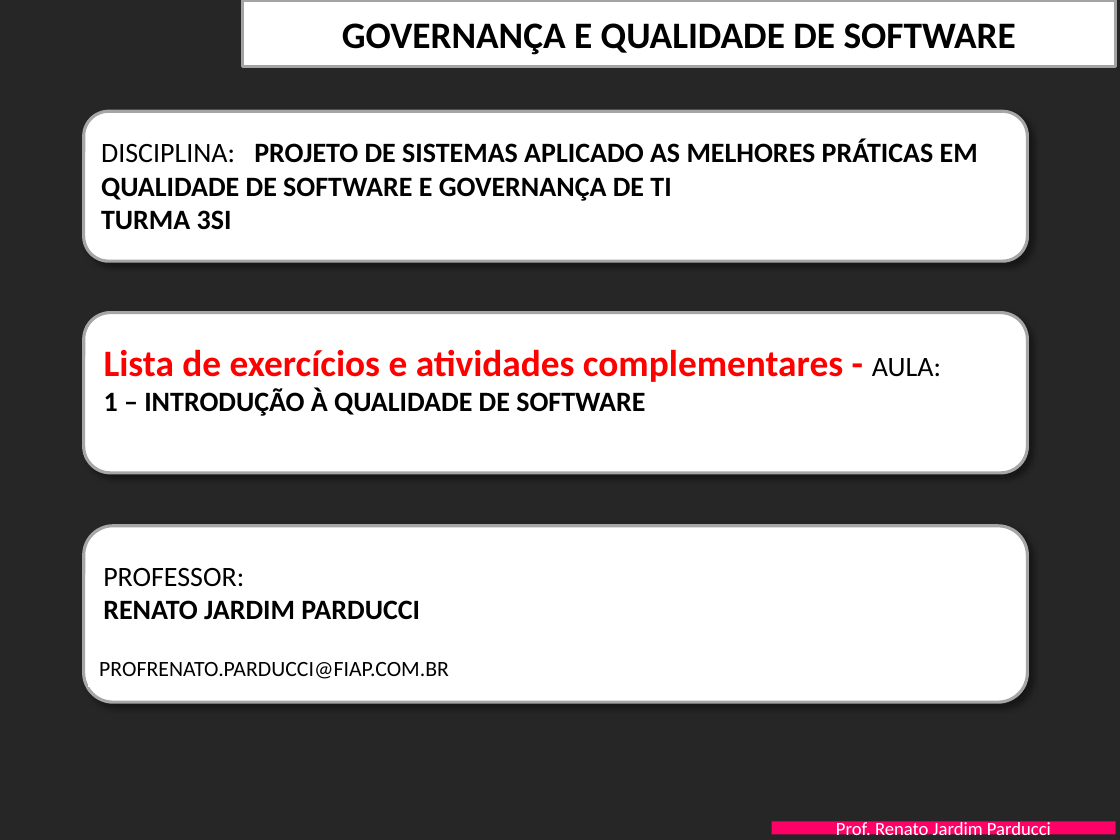
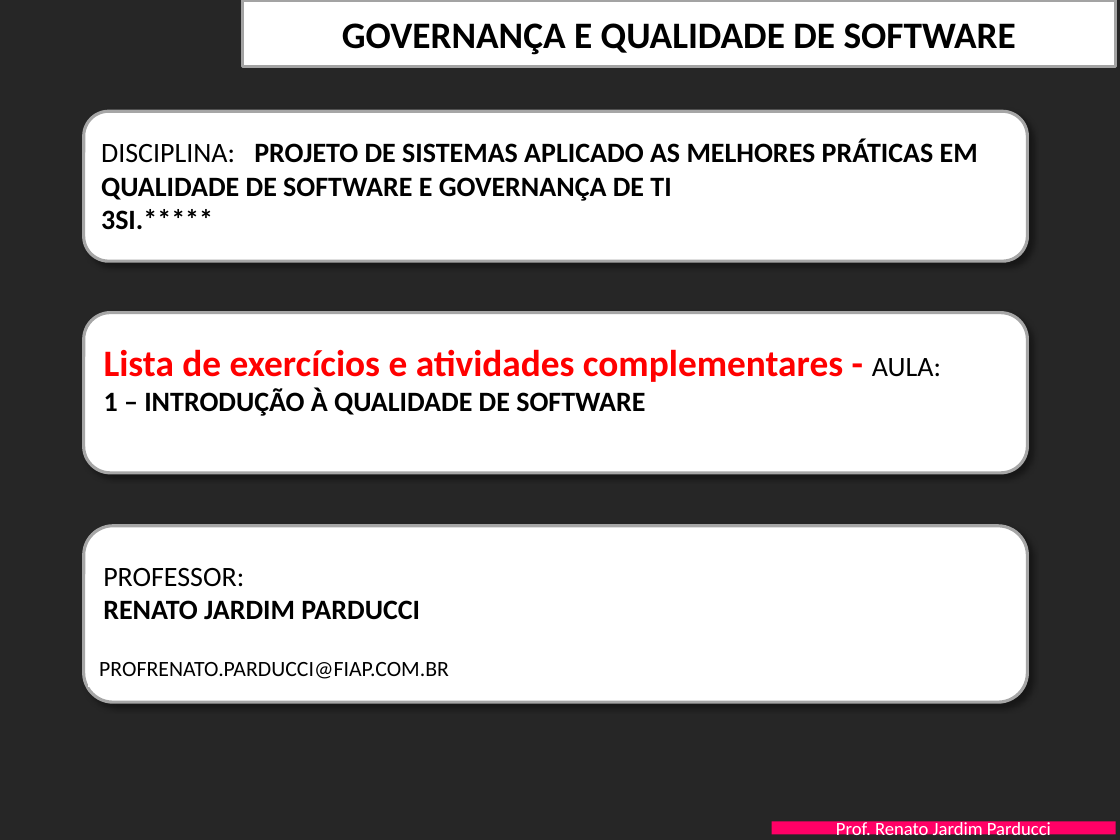
Before and after one commit to juliamonaco/SI-Estacionamento, a slide deck: slide 1 of Documentos-Engenharia/FIAP-QualidProjSW-Aula-1-Introducao Qualidade - EXERCICIOS.pptx. Drawn at 1120x840 pixels with LibreOffice and Linux fonts; fonts in the diff are those of the drawing; background and template pictures are left out. Boxes give left, top, right and bottom in pixels: in the first picture for what was removed or moved away, otherwise in the second. Text is boxed around its words. In the diff, an @@ line names an element or a change of style, - is before the commit and + after.

Commit message:
Adicao de firula nos dados da turma
Adicao de firula nos dados da turma

```diff
--- a/Documentos-Engenharia/FIAP-QualidProjSW-Aula-1-Introducao Qualidade - EXERCICIOS.pptx
+++ b/Documentos-Engenharia/FIAP-QualidProjSW-Aula-1-Introducao Qualidade - EXERCICIOS.pptx
@@ text at bbox=[101, 209, 213, 230]: text changed @@
-TURMA 3SI
+3SI.*****
```
